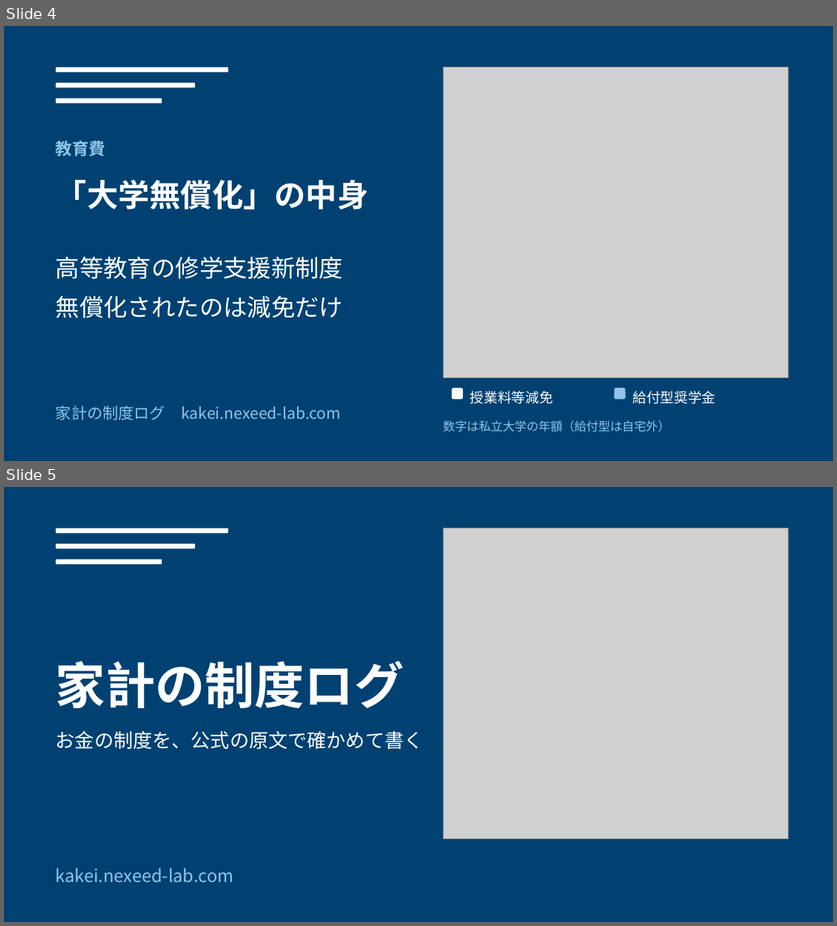
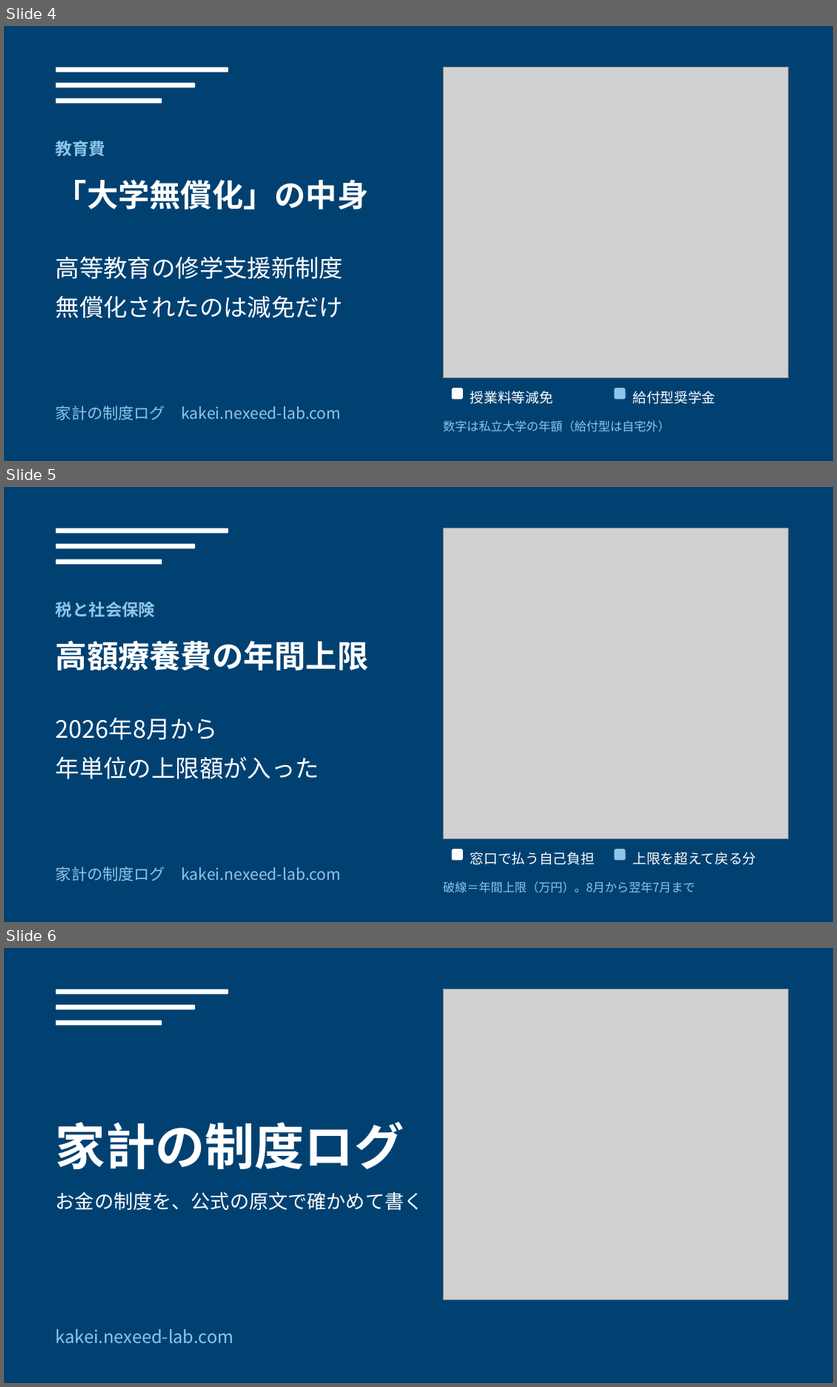
Before and after one commit to oshima0627/kakei, a slide deck: tools/article-images/article-images.pptx. Shown one above the other, each under a label of ours: slides 4 and 5 before the commit, slides 4, 5 and 6 after it. The pictures are 837x926 and 837x1387 pixels, drawn with LibreOffice and Linux fonts; fonts in the diff are those of the drawing; grey boxes stand for pictures. Boxes give left, top, right and bottom in pixels: in the first picture for what was removed or moved away, otherwise in the second. Text is boxed around its words. In the diff, an @@ line names an element or a change of style, - is before the commit and + after.

```diff
--- a/tools/article-images/article-images.pptx
+++ b/tools/article-images/article-images.pptx
@@ slide 5 added at (4,487,833,922), background #014172 @@
@@ rounded rectangle added at (56,528,228,533), fill #FFFFFF @@
@@ picture added at (443,528,788,839) @@
@@ rounded rectangle added at (56,543,195,548), fill #FFFFFF @@
@@ rounded rectangle added at (56,560,162,564), fill #FFFFFF @@
@@ text added at (56,602,155,617), 18 pt, text #8EC5E8, bold @@
+税と社会保険
@@ text added at (56,641,369,671), 34 pt, text #FFFFFF, bold @@
+高額療養費の年間上限
@@ text added at (56,718,319,779), 26 pt, text #FFFFFF @@
+2026年8月から
+年単位の上限額が入った
@@ rounded rectangle added at (452,849,463,860), fill #FFFFFF @@
@@ text added at (470,852,595,865), 15 pt, text #FFFFFF @@
+窓口で払う自己負担
@@ rounded rectangle added at (614,849,626,860), fill #8EC5E8 @@
@@ text added at (632,852,756,865), 15 pt, text #FFFFFF @@
+上限を超えて戻る分
@@ text added at (56,867,341,881), 17 pt, text #8EC5E8 @@
+家計の制度ログ kakei.nexeed-lab.com
@@ text added at (443,881,695,893), 13 pt, text #8EC5E8 @@
+破線＝年間上限（万円）。8月から翌年7月まで
@@ what was slide 5 is now slide 6 @@
```
Also in this commit, not shown: 4 other files.
